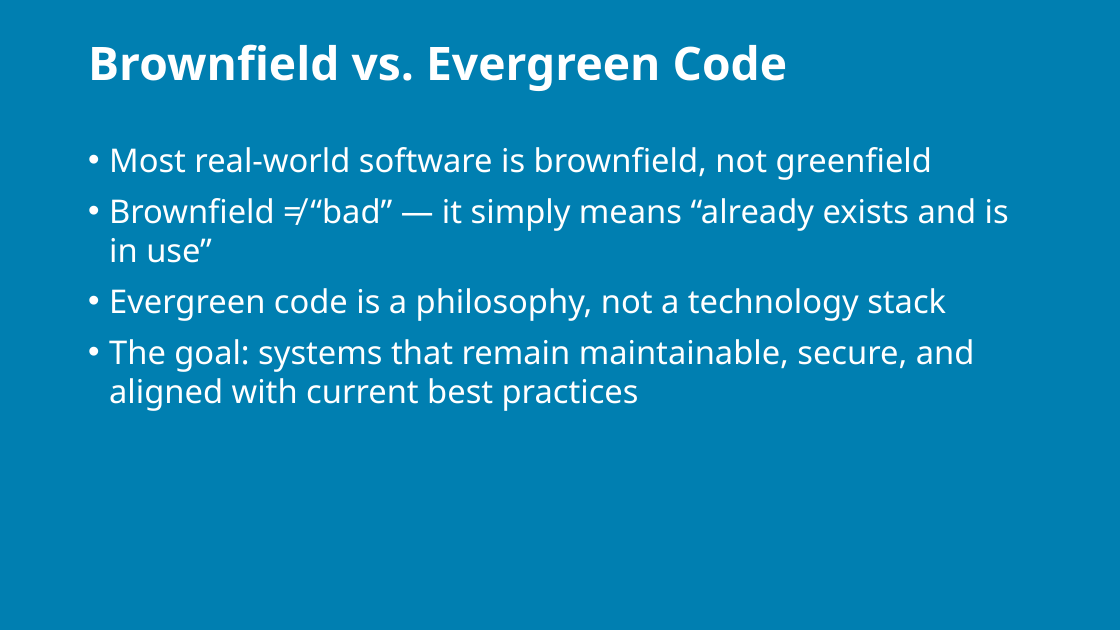
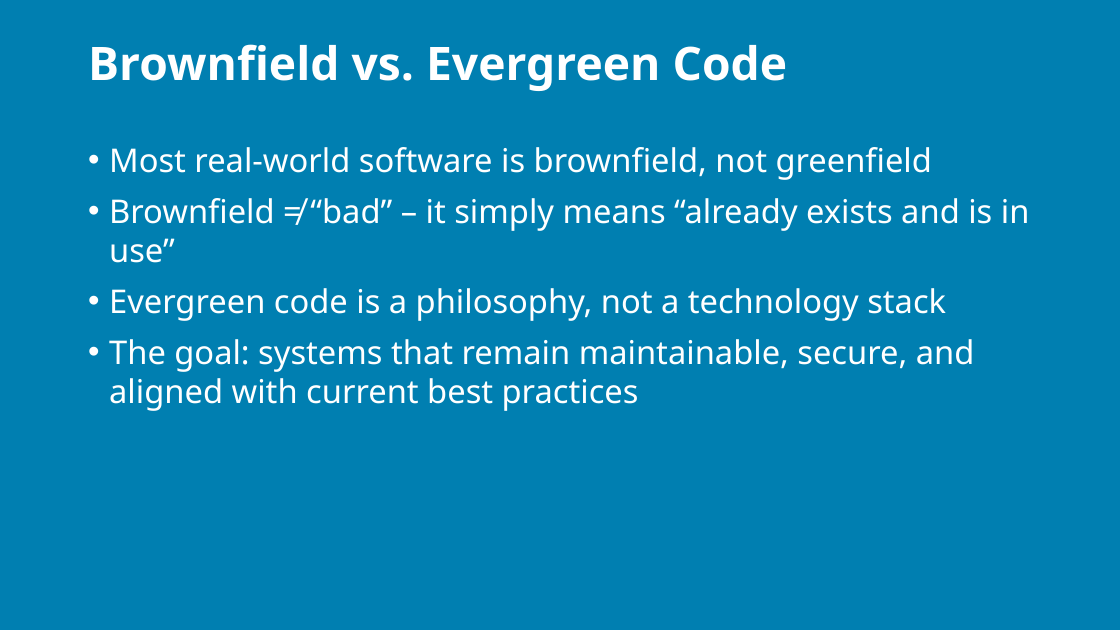
Before and after one commit to j0hnnymiller/AI-Assisted-Software-Development, a slide deck: slide 6 of Slides/AIABSD-2-day-brownfield.pptx. Drawn at 1120x630 pixels with LibreOffice and Linux fonts; fonts in the diff are those of the drawing; background and template pictures are left out. Boxes give left, top, right and bottom in pixels: in the first picture for what was removed or moved away, otherwise in the second. Text is boxed around its words. In the diff, an @@ line names an element or a change of style, - is before the commit and + after.

```diff
--- a/Slides/AIABSD-2-day-brownfield.pptx
+++ b/Slides/AIABSD-2-day-brownfield.pptx
@@ text at box(109, 198, 1030, 263): text changed @@
-• Brownfield ≠ “bad” — it simply means “already exists and is in use”
+• Brownfield ≠ “bad” – it simply means “already exists and is in use”
```
Also in this commit, not shown: 13 other slides changed, 1 other file.
